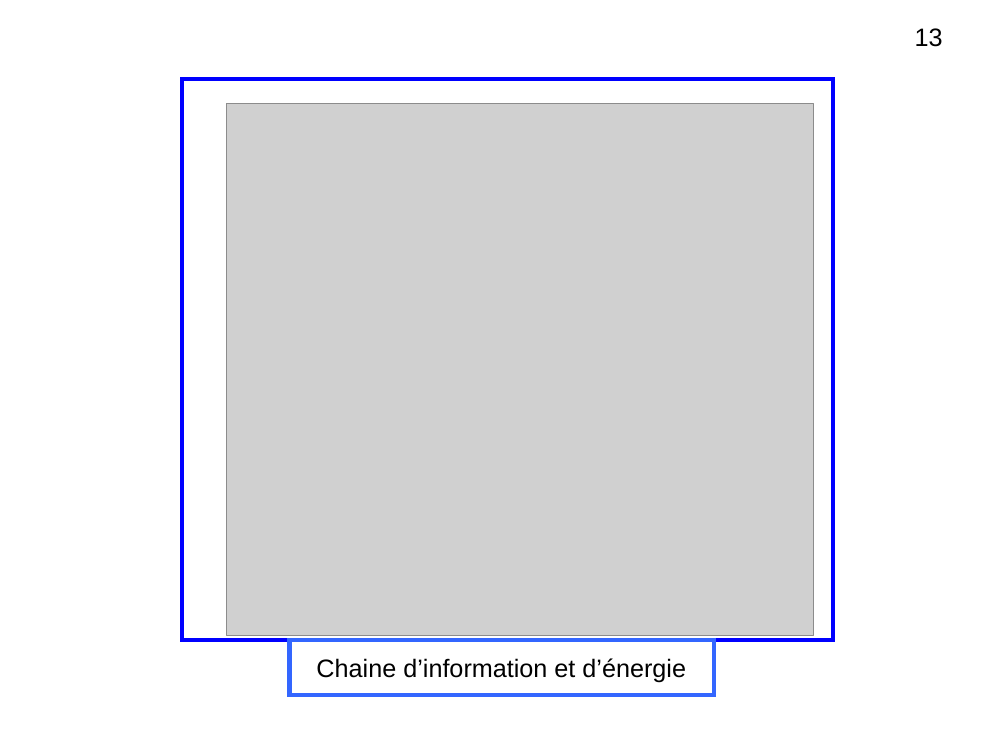
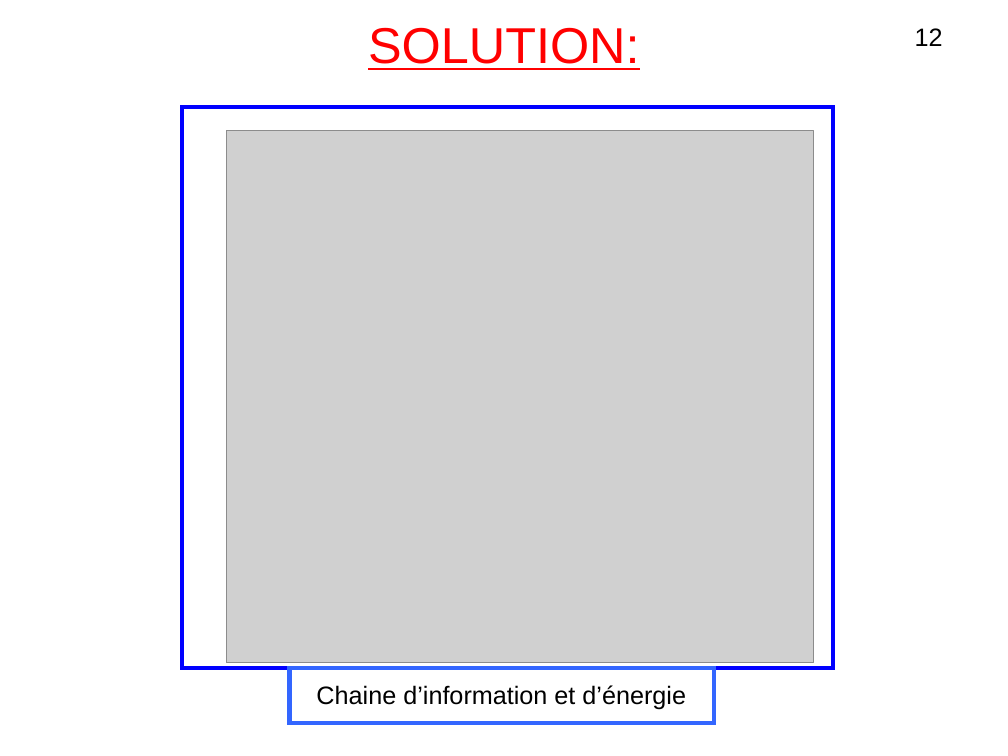
Before and after one commit to lesliesam96/Projet-STI2D, a slide deck: slide 12 of hugo/diapo_R3.odp (slide 13 before the commit). Drawn at 1008x756 pixels with LibreOffice and Linux fonts; fonts in the diff are those of the drawing; grey boxes stand for pictures. Boxes give left, top, right and bottom in pixels: in the first picture for what was removed or moved away, otherwise in the second. Text is boxed around its words. In the diff, an @@ line names an element or a change of style, - is before the commit and + after.

```diff
--- a/hugo/diapo_R3.odp
+++ b/hugo/diapo_R3.odp
@@ text added at <box>368,27,639,70</box>, 36 pt, text #FF0000, underline @@
+SOLUTION:
@@ text at <box>915,28,943,46</box>: text changed @@
-13
+12
@@ picture: place and size @@
-picture at <box>226,103,813,635</box>
+picture at <box>226,131,813,663</box>
@@ 2 rectangles, 1 text: place and size @@
-2 rectangles, 1 text at <box>181,80,833,696</box>
+2 rectangles, 1 text at <box>181,107,833,723</box>
```
Also in this commit, not shown: 3 other slides changed, 1 slide added, 1 slide removed.
